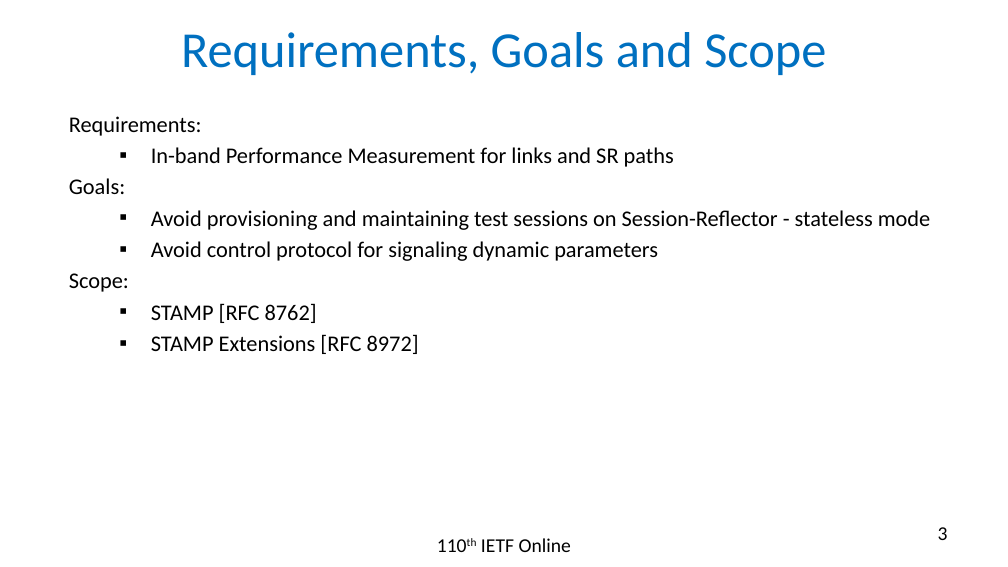
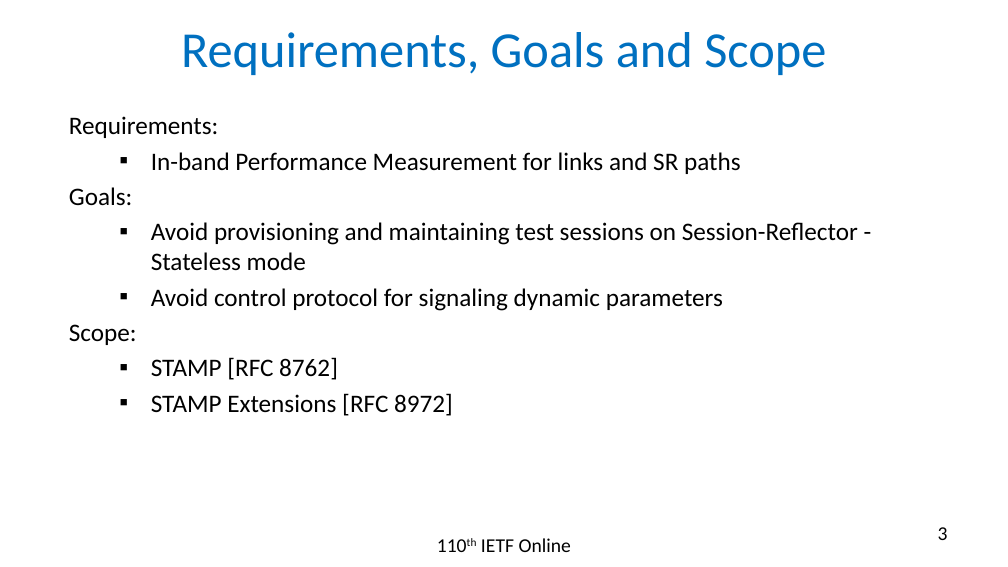
Before and after one commit to rakgandhi/ietf-slides, a slide deck: slide 3 of draft-gandhi-ippm-stamp-srpm-02.pptx. Drawn at 1008x567 pixels with LibreOffice and Linux fonts; fonts in the diff are those of the drawing. Boxes give left, top, right and bottom in pixels: in the first picture for what was removed or moved away, otherwise in the second. Text is boxed around its words. In the diff, an @@ line names an element or a change of style, - is before the commit and + after.

```diff
--- a/draft-gandhi-ippm-stamp-srpm-02.pptx
+++ b/draft-gandhi-ippm-stamp-srpm-02.pptx
@@ text at (69, 116, 741, 416): size 16 to 18 pt in "Requirements:", "In-band Performance Measurement for links and SR ...", "Goals:", "Avoid control protocol for signaling dynamic parameters" and 3 more places @@
@@ text at (151, 222, 858, 271): text changed; size 16 to 18 pt @@
-  ▪ Avoid provisioning and maintaining test sessions on Session-Reflector - stateless mode
+  ▪ Avoid provisioning and maintaining test sessions on Session-Reflector - Stateless mode
```
Also in this commit, not shown: 4 other slides changed, 1 other file.
